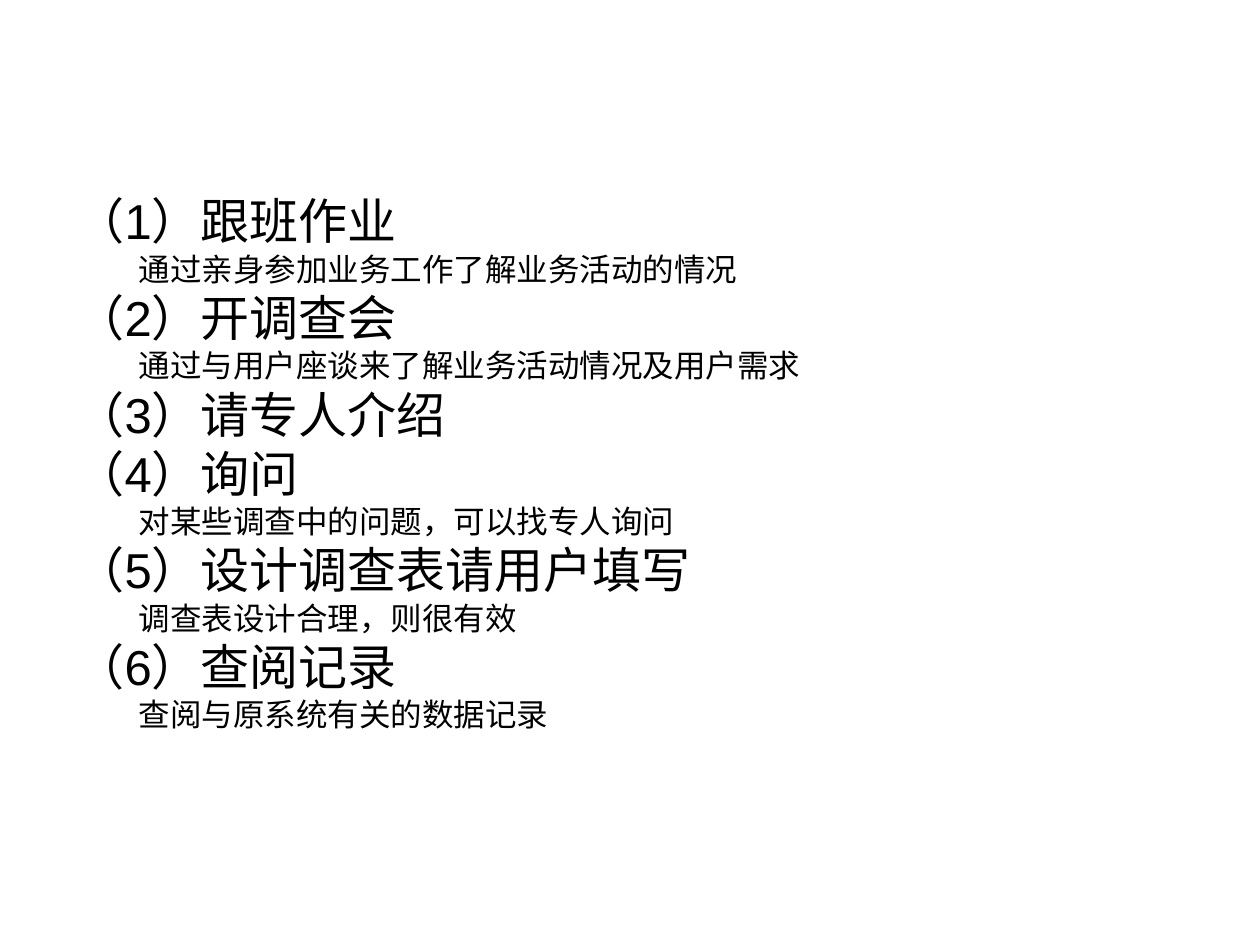
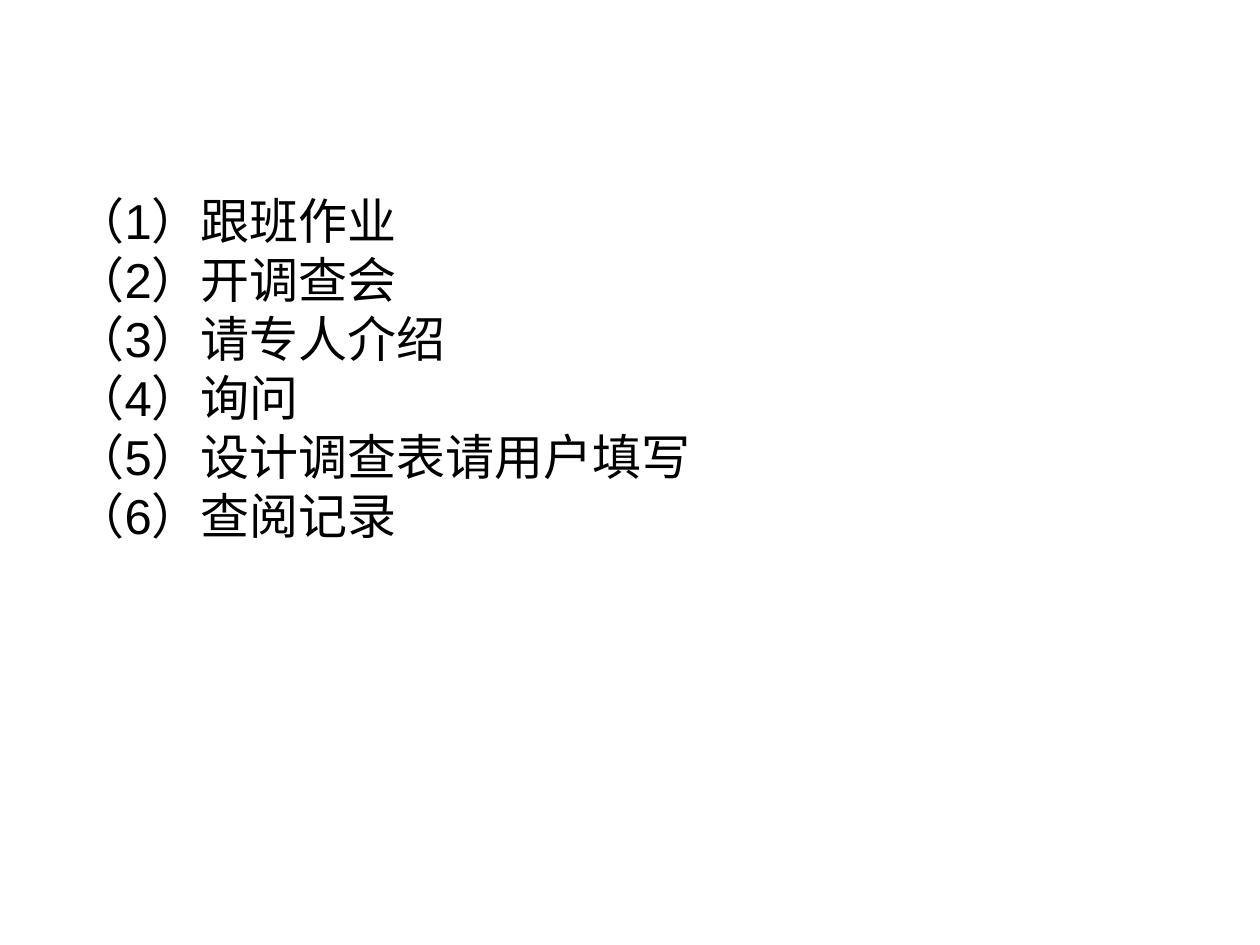
Before and after one commit to HBU/DataBase, a slide deck: slide 21 of PPT/PPT2020/DB第07章（1）.pptx. Drawn at 1260x945 pixels with LibreOffice and Linux fonts; fonts in the diff are those of the drawing; background and template pictures are left out. Boxes give left, top, right and bottom in pixels: in the first picture for what was removed or moved away, otherwise in the second. Text is boxed around its words. In the diff, an @@ line names an element or a change of style, - is before the commit and + after.

```diff
--- a/PPT/PPT2020/DB第07章（1）.pptx
+++ b/PPT/PPT2020/DB第07章（1）.pptx
@@ text at (139,254,737,284): paragraph removed @@
-  通过亲身参加业务工作了解业务活动的情况
@@ text at (139,350,801,380): paragraph removed @@
-  通过与用户座谈来了解业务活动情况及用户需求
@@ text at (139,506,675,536): paragraph removed @@
-  对某些调查中的问题，可以找专人询问
@@ text at (139,603,517,633): paragraph removed @@
-  调查表设计合理，则很有效
@@ text at (139,699,549,729): paragraph removed @@
-  查阅与原系统有关的数据记录
```
Also in this commit, not shown: 15 other slides changed, 10 other files.
